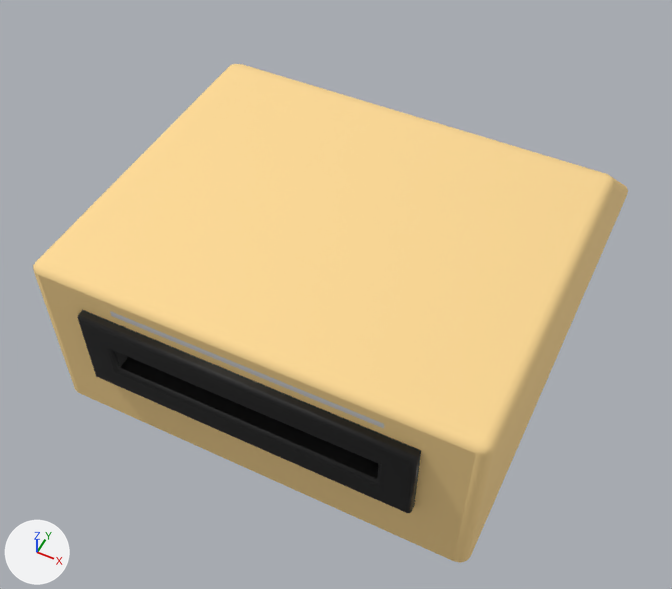
The Blender file build/assets/card-reader.blend, before and after one commit.
One viewpoint serves both versions: a 50 mm lens placed at (-0.571, -0.887, 0.648), pointed at (-0.709, -0.611, 0.304). The axes (+X, +Y, +Z) are drawn at lower left. The lights are the same throughout.

Objects in the first picture: 'card-reader'.
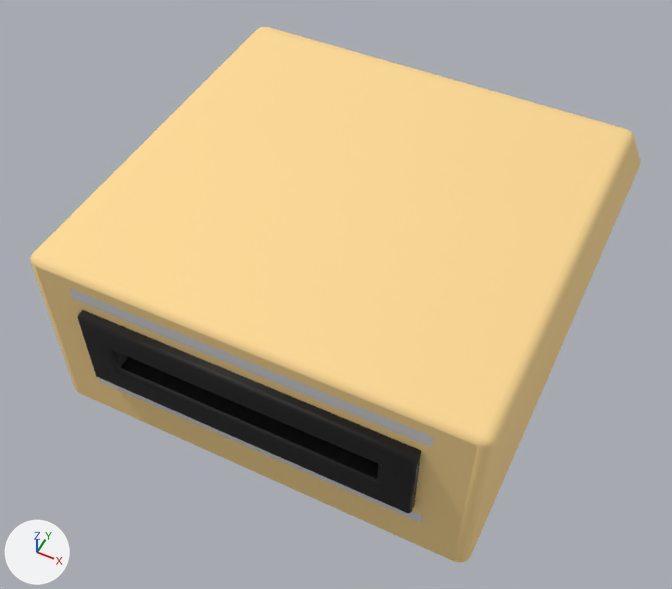
Boxes (x1, y1, x2, y2) around the edits, measured in the pictures (672 x 589 px):
'card-reader', reshaped (7% taller)
    before: (33, 64, 628, 563)
    after: (30, 27, 641, 563)

Edits to the bpy script that builds the scene:
```text
Change me_card_reader:
    used by ob_card_reader; location = (0.0, 0.0, 0.0)
    remove me_card_reader.from_pydata(...)  # 112 vertices, 97 faces; spans x -0.8..-0.6, y -0.715..-0.45, z 0.29..0.375
    add me_card_reader.from_pydata(...)  # 112 vertices, 97 faces; spans x -0.8..-0.6, y -0.715..-0.421, z 0.29..0.38
    me_card_reader part 1: 68 of 112 vertices moved; they spanned x -0.8..-0.6, y -0.71..-0.45, z 0.29..0.375 and now span x -0.8..-0.6, y -0.71..-0.421, z 0.29..0.38; mean shift (0.0, 0.015, 0.004); largest move (-0.8, -0.552, 0.37) -> (-0.8, -0.523, 0.375)
```
